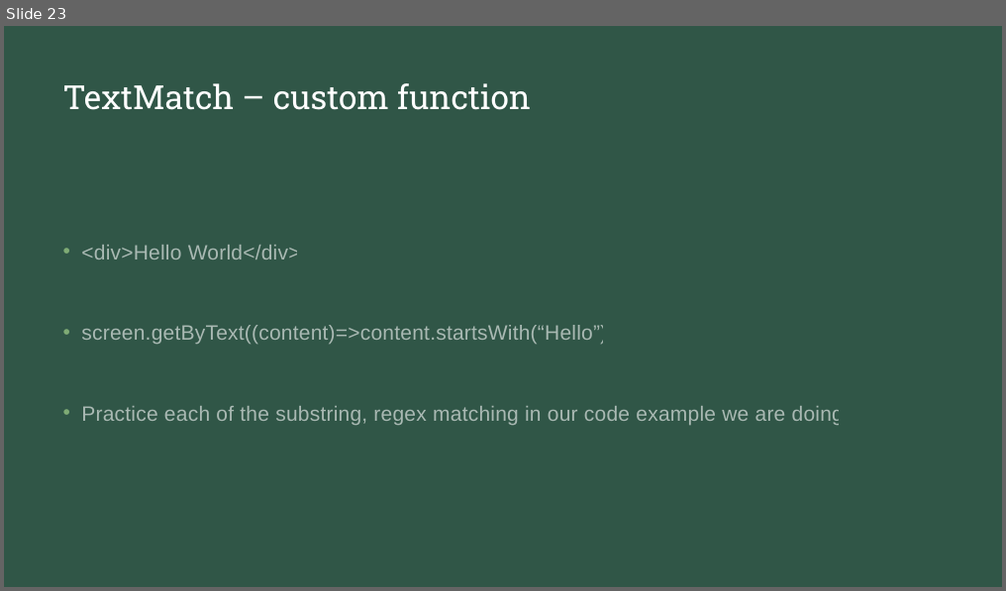
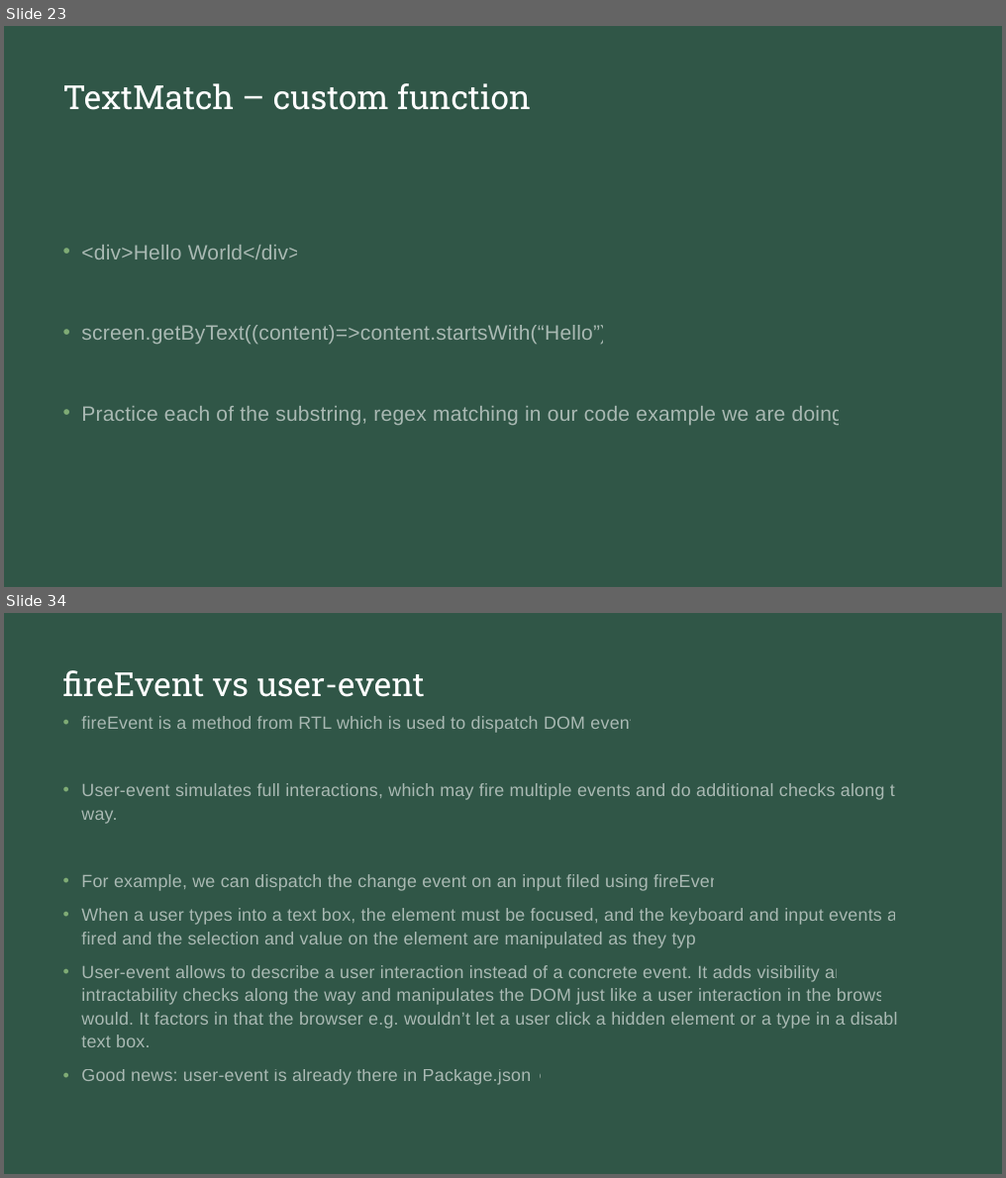
Before and after one commit to natiquekeyin/spring2023, a slide deck: JavaScript/Week12/Week12.pptx. Shown one above the other, each under a label of ours: slide 23 before the commit, slides 23 and 34 after it; the slides between them are not shown. The pictures are 1006x591 and 1006x1178 pixels, drawn with LibreOffice and Linux fonts; fonts in the diff are those of the drawing. Boxes give left, top, right and bottom in pixels: in the first picture for what was removed or moved away, otherwise in the second. Text is boxed around its words. In the diff, an @@ line names an element or a change of style, - is before the commit and + after.

```diff
--- a/JavaScript/Week12/Week12.pptx
+++ b/JavaScript/Week12/Week12.pptx
@@ slide 34 added at box(4, 613, 1002, 1174), background #213B31; not listed: 1 template element that a slide beside it also shows @@
@@ title added at box(63, 670, 425, 697), 32 pt, text #FFFFFF @@
+fireEvent vs user-event
@@ text added at box(81, 716, 918, 1085), 17 pt, text #FFFFFF at 58% opacity @@
+• fireEvent is a method from RTL which is used to dispatch DOM events
+• User-event simulates full interactions, which may fire multiple events and do additional checks along the way.
+• For example, we can dispatch the change event on an input filed using fireEvent.
+• When a user types into a text box, the element must be focused, and the keyboard and input events are fired and the selection and value on the element are manipulated as they type.
+• User-event allows to describe a user interaction instead of a concrete event. It adds visibility and intractability checks along the way and manipulates the DOM just like a user interaction in the browser would. It factors in that the browser e.g. wouldn’t let a user click a hidden element or a type in a disabled text box.
+• Good news: user-event is already there in Package.json ☺
```
Also in this commit, not shown: 2 slides changed, 12 other slides added, 7 other files.
